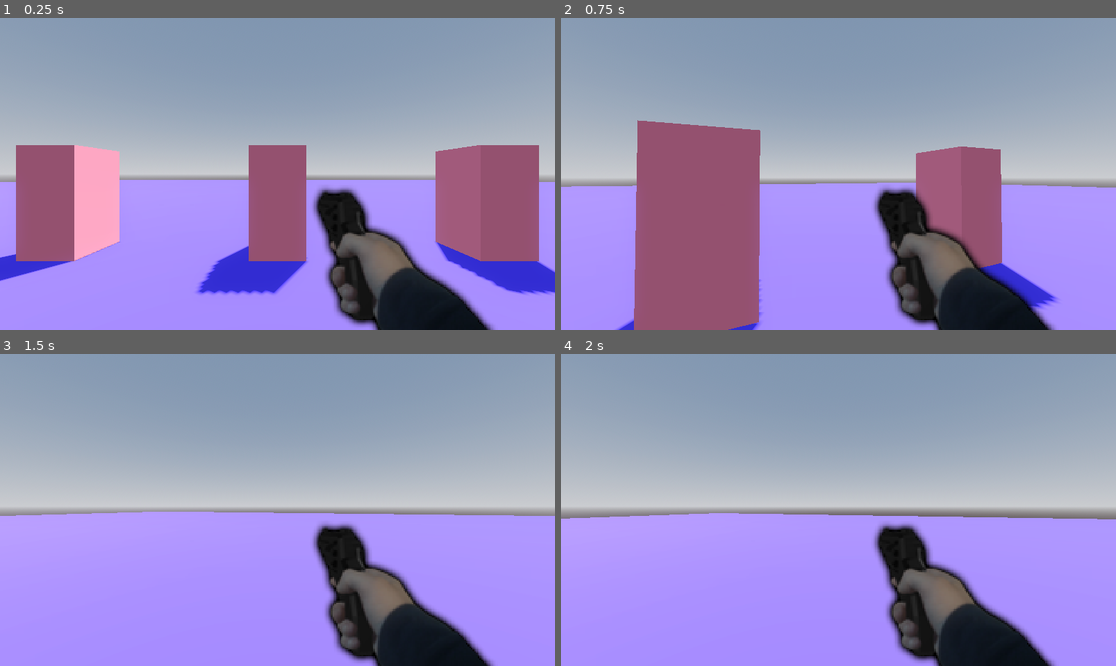
Above: before the commit, frames 1-4 (two rows, left to right).
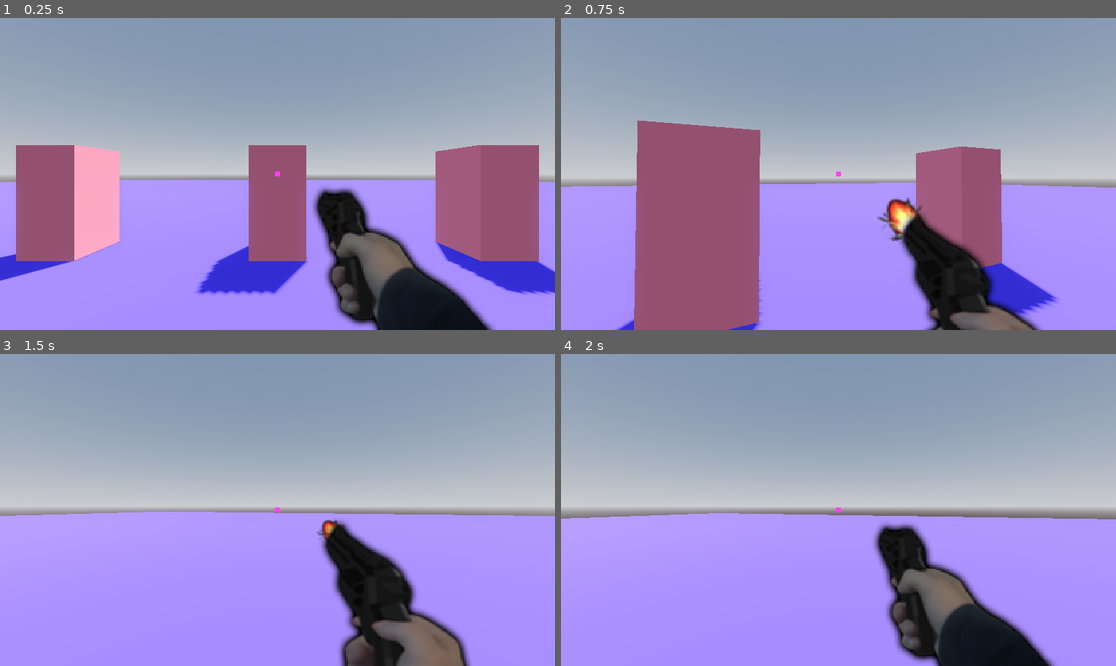
Above: after the commit, the same moments.

Repository: 0xspiderr/3d-in-2d
Game: Godot game, scene res://scenes/world/game.tscn
Two runs of this game, one before a commit and one after it. Both use one fixed random seed, a clock stepped at 60 frames per second and the inputs below.
Inputs (mouse positions are in pixels of both pictures, inside the frame that each line leads up to):
- Up to frame 1 (0.25 s): no input
- Up to frame 2 (0.75 s): tap Enter at 0.5 s; move the mouse to (866, 174) at 0.52 s; press the mouse at (866, 174) at 0.53 s; hold W (up) from 0.53 s (still down)
- Up to frame 3 (1.5 s): keep holding W (up); tap Space (jump) at 0.77 s; move the mouse to (249, 510) at 1.27 s; release the mouse at (249, 510) at 1.28 s; click (249, 510) at 1.35 s
- Up to frame 4 (2 s): keep holding W (up); tap Space (jump) at 1.52 s

The runs differ from the first frame. In frame 1, less than 0.1% of the frame differs, in the area x 49-51%, y 49-51%; in frame 2, 6.1%; in frame 3, 6.5%, in the area x 49-90%, y 49-100%; in frame 4, less than 0.1%.

Commit message:
ADDED: enemy

Diff:
--- a/project.godot
+++ b/project.godot
@@ -47,6 +47,11 @@
 "events": [Object(InputEventKey,"resource_local_to_scene":false,"resource_name":"","device":-1,"window_id":0,"alt_press …(191 unchanged characters)…
 ]
 }
+reload={
+"deadzone": 0.2,
+"events": [Object(InputEventKey,"resource_local_to_scene":false,"resource_name":"","device":-1,"window_id":0,"alt_pressed":false,"shift_pressed":false,"ctrl_pressed":false,"meta_pressed":false,"pressed":false,"keycode":0,"physical_keycode":82,"key_label":0,"unicode":114,"location":0,"echo":false,"script":null)
+]
+}
 
 [physics]
 
--- /dev/null
+++ b/scenes/enemy/enemy_controller.gd
@@ -0,0 +1 @@
+class_name EnemyController extends CharacterBody3D
--- /dev/null
+++ b/scenes/enemy/enemy_controller.tscn
@@ -0,0 +1,55 @@
+[gd_scene format=3 uid="uid://bfbt6fs1ws1uc"]
+
+[ext_resource type="Script" uid="uid://b4oy7d5asawns" path="res://scenes/enemy/enemy_controller.gd" id="1_m8l7b"]
+[ext_resource type="Texture2D" uid="uid://dpev236qof0fr" path="res://assets/enemy_assets/ratman_paletted.png" id="2_m2nqr"]
+
+[sub_resource type="AtlasTexture" id="AtlasTexture_m2nqr"]
+atlas = ExtResource("2_m2nqr")
+region = Rect2(0, 8, 75, 72)
+
+[sub_resource type="AtlasTexture" id="AtlasTexture_twr8i"]
+atlas = ExtResource("2_m2nqr")
+region = Rect2(0, 80, 75, 72)
+
+[sub_resource type="AtlasTexture" id="AtlasTexture_vdgmw"]
+atlas = ExtResource("2_m2nqr")
+region = Rect2(0, 152, 75, 72)
+
+[sub_resource type="AtlasTexture" id="AtlasTexture_cv7dx"]
+atlas = ExtResource("2_m2nqr")
+region = Rect2(0, 224, 75, 72)
+
+[sub_resource type="SpriteFrames" id="SpriteFrames_m8l7b"]
+animations = [{
+"frames": [{
+"duration": 1.0,
+"texture": SubResource("AtlasTexture_m2nqr")
+}, {
+"duration": 1.0,
+"texture": SubResource("AtlasTexture_twr8i")
+}, {
+"duration": 1.0,
+"texture": SubResource("AtlasTexture_vdgmw")
+}, {
+"duration": 1.0,
+"texture": SubResource("AtlasTexture_cv7dx")
+}],
+"loop": true,
+"name": &"run",
+"speed": 8.0
+}]
+
+[sub_resource type="CapsuleShape3D" id="CapsuleShape3D_m8l7b"]
+
+[node name="EnemyController" type="CharacterBody3D" unique_id=2139528177]
+script = ExtResource("1_m8l7b")
+
+[node name="AnimatedSprite3D" type="AnimatedSprite3D" parent="." unique_id=546712195]
+transform = Transform3D(2, 0, 0, 0, 2.5, 0, 0, 0, 2, 0, 0.8999022, 0)
+texture_filter = 0
+sprite_frames = SubResource("SpriteFrames_m8l7b")
+animation = &"run"
+
+[node name="CollisionShape3D" type="CollisionShape3D" parent="." unique_id=199700369]
+transform = Transform3D(1, 0, 0, 0, 1, 0, 0, 0, 1, 0, 1, 0)
+shape = SubResource("CapsuleShape3D_m8l7b")
--- a/scenes/environment/crates/crate.tscn
+++ b/scenes/environment/crates/crate.tscn
@@ -6,9 +6,17 @@
 [sub_resource type="StandardMaterial3D" id="StandardMaterial3D_yr6pb"]
 albedo_color = Color(1, 0.5372549, 0.6509804, 1)
 
+[sub_resource type="ConcavePolygonShape3D" id="ConcavePolygonShape3D_7d8qh"]
+data = PackedVector3Array(-0.5, 1, 0.5, 0.5, 1, 0.5, -0.5, -1, 0.5, 0.5, 1, 0.5, 0.5, -1, 0.5, -0.5, -1, 0.5, 0.5, 1, -0.5, -0.5, 1, -0.5, 0.5, -1, -0.5, -0.5, 1, -0.5, -0.5, -1, -0.5, 0.5, -1, -0.5, 0.5, 1, 0.5, 0.5, 1, -0.5, 0.5, -1, 0.5, 0.5, 1, -0.5, 0.5, -1, -0.5, 0.5, -1, 0.5, -0.5, 1, -0.5, -0.5, 1, 0.5, -0.5, -1, -0.5, -0.5, 1, 0.5, -0.5, -1, 0.5, -0.5, -1, -0.5, 0.5, 1, 0.5, -0.5, 1, 0.5, 0.5, 1, -0.5, -0.5, 1, 0.5, -0.5, 1, -0.5, 0.5, 1, -0.5, -0.5, -1, 0.5, 0.5, -1, 0.5, -0.5, -1, -0.5, 0.5, -1, 0.5, 0.5, -1, -0.5, -0.5, -1, -0.5)
+
 [node name="Crate" type="Node3D" unique_id=1432482738]
 
 [node name="MeshInstance3D" type="MeshInstance3D" parent="." unique_id=390916503]
 transform = Transform3D(1, 0, 0, 0, 1, 0, 0, 0, 1, 0, 1, 0)
 mesh = SubResource("BoxMesh_yr6pb")
 surface_material_override/0 = SubResource("StandardMaterial3D_yr6pb")
+
+[node name="StaticBody3D" type="StaticBody3D" parent="MeshInstance3D" unique_id=329384781]
+
+[node name="CollisionShape3D" type="CollisionShape3D" parent="MeshInstance3D/StaticBody3D" unique_id=16925818]
+shape = SubResource("ConcavePolygonShape3D_7d8qh")
--- a/scenes/player/player_controller.gd
+++ b/scenes/player/player_controller.gd
@@ -3,6 +3,7 @@
 #region REFERENCES
 @onready var gun_sprites: AnimatedSprite2D = %GunSprites
 @onready var camera_3d: Camera3D = $Camera3D
+@onready var ray_cast_3d: RayCast3D = %RayCast3D
 #endregion
 
 @export_group("camera settings")
@@ -14,8 +15,15 @@
 @export var jump_impulse: float = 3.0
 
 
+@export_group("gun settings")
+@export var max_ammo: int = 12
+var current_ammo: int = max_ammo
+
+
 func _ready() -> void:
 	Input.mouse_mode = Input.MOUSE_MODE_CAPTURED
+
+	gun_sprites.animation_finished.connect(_on_animation_finished)
 
 
 func _unhandled_input(event: InputEvent) -> void:
@@ -28,7 +36,7 @@
 
 
 func _input(event: InputEvent) -> void:
-	if event is InputEventMouseMotion:
+	if event is InputEventMouseMotion and Input.mouse_mode == Input.MOUSE_MODE_CAPTURED:
 		var pitch: float = -event.relative.y * look_sensitivity
 		var yaw: float = -event.relative.x * look_sensitivity
 		# rotate the player
@@ -39,6 +47,12 @@
 
 	if event.is_action_pressed("jump") and is_on_floor():
 		_jump()
+
+	if Input.is_action_just_pressed("shoot"):
+		_shoot()
+
+	if Input.is_action_just_pressed("reload"):
+		_reload()
 
 
 func _physics_process(delta: float) -> void:
@@ -54,3 +68,31 @@
 
 func _jump() -> void:
 	velocity.y = jump_impulse
+
+
+func _shoot() -> void:
+	if not _can_fire():
+		return
+
+	gun_sprites.play(&"fire")
+
+	ray_cast_3d.force_raycast_update()
+	var colliding = ray_cast_3d.is_colliding()
+
+	if colliding:
+		print(ray_cast_3d.get_collider())
+
+	current_ammo -= 1
+
+
+func _on_animation_finished() -> void:
+	gun_sprites.play(&"idle")
+
+
+func _reload() -> void:
+	print("reloaded")
+	current_ammo = max_ammo
+
+
+func _can_fire() -> bool:
+	return gun_sprites.animation == &"idle" and current_ammo > 0
--- a/scenes/player/player_controller.tscn
+++ b/scenes/player/player_controller.tscn
@@ -29,13 +29,13 @@
 }],
 "loop": false,
 "name": &"fire",
-"speed": 5.0
+"speed": 12.0
 }, {
 "frames": [{
 "duration": 1.0,
 "texture": ExtResource("1_5tt2p")
 }],
-"loop": false,
+"loop": true,
 "name": &"idle",
 "speed": 5.0
 }]
@@ -51,7 +51,9 @@
 transform = Transform3D(1, 0, 0, 0, 1, 0, 0, 0, 1, 0, 1.5, 0)
 
 [node name="RayCast3D" type="RayCast3D" parent="Camera3D" unique_id=92718340]
-target_position = Vector3(0, 0, -100)
+unique_name_in_owner = true
+transform = Transform3D(1, 0, 0, 0, 1, 0, 0, 0, 1, 0, 0, -0.5574397)
+target_position = Vector3(0, 0, -1000)
 
 [node name="CanvasLayer" type="CanvasLayer" parent="." unique_id=963277663]
 
@@ -74,5 +76,19 @@
 position = Vector2(26, -267.00003)
 scale = Vector2(3.5, 3.5)
 sprite_frames = SubResource("SpriteFrames_ev2gv")
-animation = &"idle"
+animation = &"fire"
 autoplay = "idle"
+
+[node name="Crosshair" type="ColorRect" parent="CanvasLayer" unique_id=200531894]
+anchors_preset = 8
+anchor_left = 0.5
+anchor_top = 0.5
+anchor_right = 0.5
+anchor_bottom = 0.5
+offset_left = -5.0
+offset_top = -5.0
+offset_right = 5.0
+offset_bottom = 5.0
+grow_horizontal = 2
+grow_vertical = 2
+color = Color(1, 0.23529412, 1, 1)
Binary file added: assets/enemy_assets/ratman_paletted.png
Not shown, added: assets/enemy_assets/ratman_paletted.png.import
Not shown, added: scenes/enemy/enemy_controller.gd.uid
